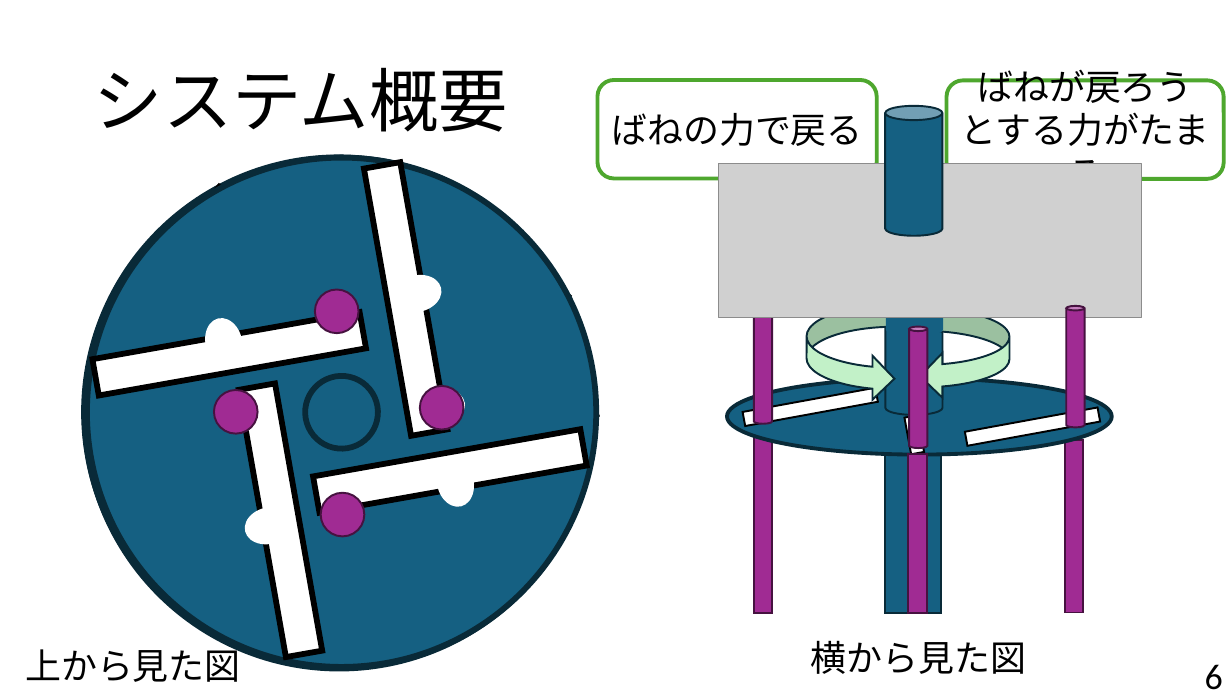
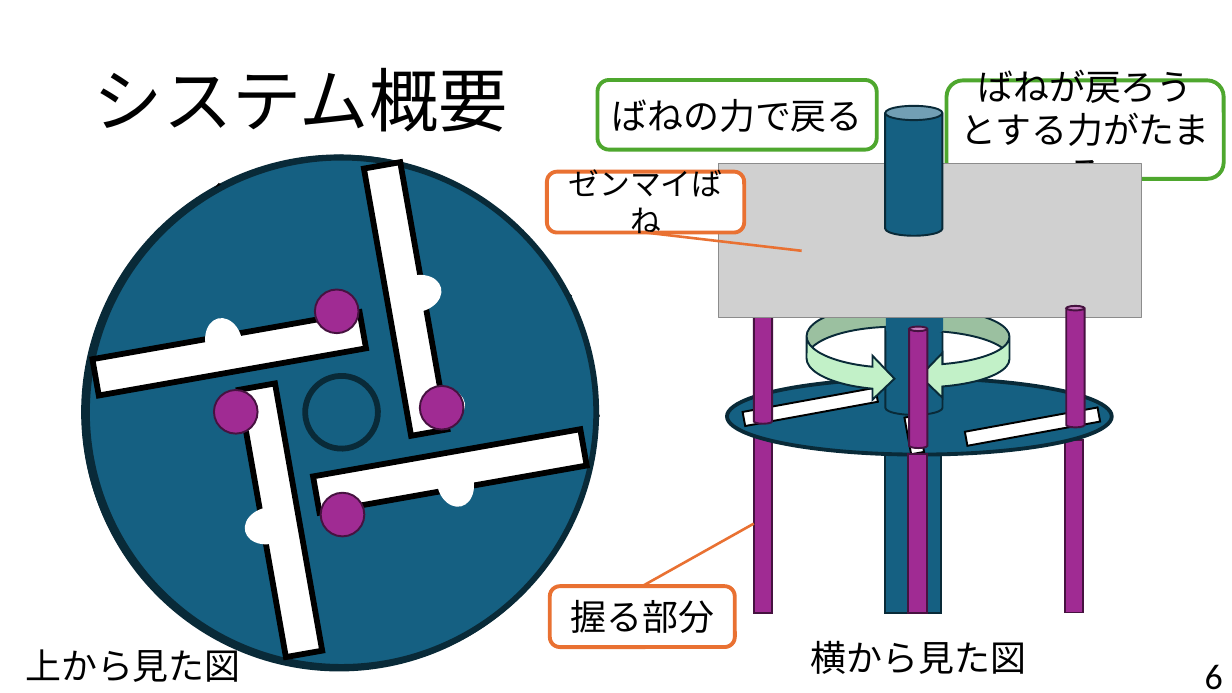
Before and after one commit to hillive/20250807_Chukan_MichitoK, a slide deck: slide 6 of 中間-太さ.pptx. Drawn at 1232x693 pixels with LibreOffice and Linux fonts; fonts in the diff are those of the drawing; grey boxes stand for pictures. Boxes give left, top, right and bottom in pixels: in the first picture for what was removed or moved away, otherwise in the second. Text is boxed around its words. In the diff, an @@ line names an element or a change of style, - is before the commit and + after.

```diff
--- a/中間-太さ.pptx
+++ b/中間-太さ.pptx
@@ rounded rectangle "ばねの力で戻る": place and size @@
-rounded rectangle "ばねの力で戻る" at box(598, 80, 877, 179)
+rounded rectangle "ばねの力で戻る" at box(598, 80, 877, 150)
@@ rounded rectangle added at box(547, 172, 745, 233), fill #FFFFFF, outline #E97132 3 pt, 24 pt, text #000000 @@
+ゼンマイばね
@@ line added from (646, 233) to (802, 250), #E97132 2 pt @@
@@ line added from (642, 586) to (754, 524), #E97132 2 pt @@
@@ rounded rectangle added at box(550, 586, 735, 647), fill #FFFFFF, outline #E97132 3 pt, 28 pt, text #000000 @@
+握る部分
```
Also in this commit, not shown: 5 other slides changed, 4 slides added, 2 other files.
